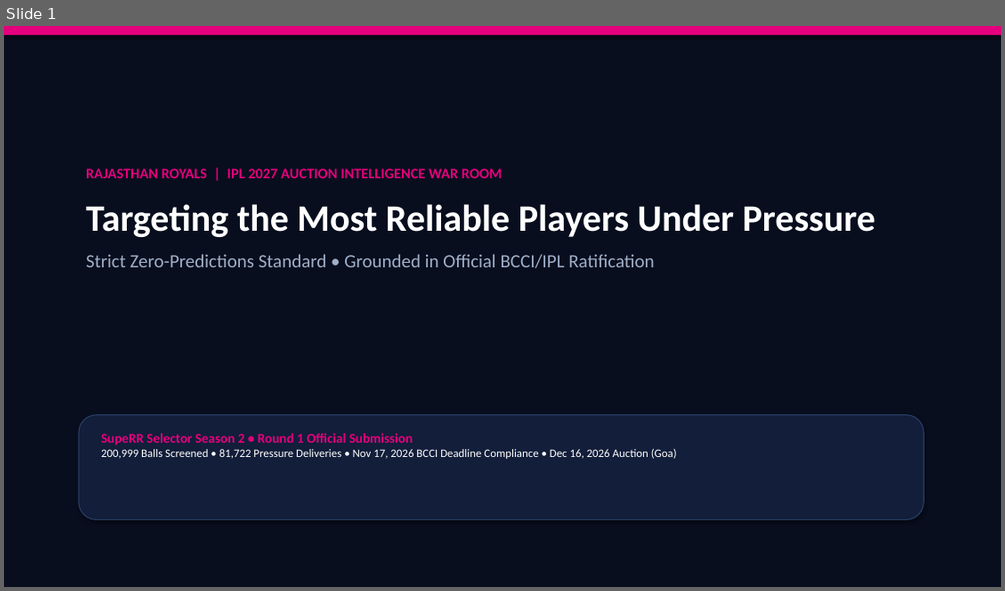
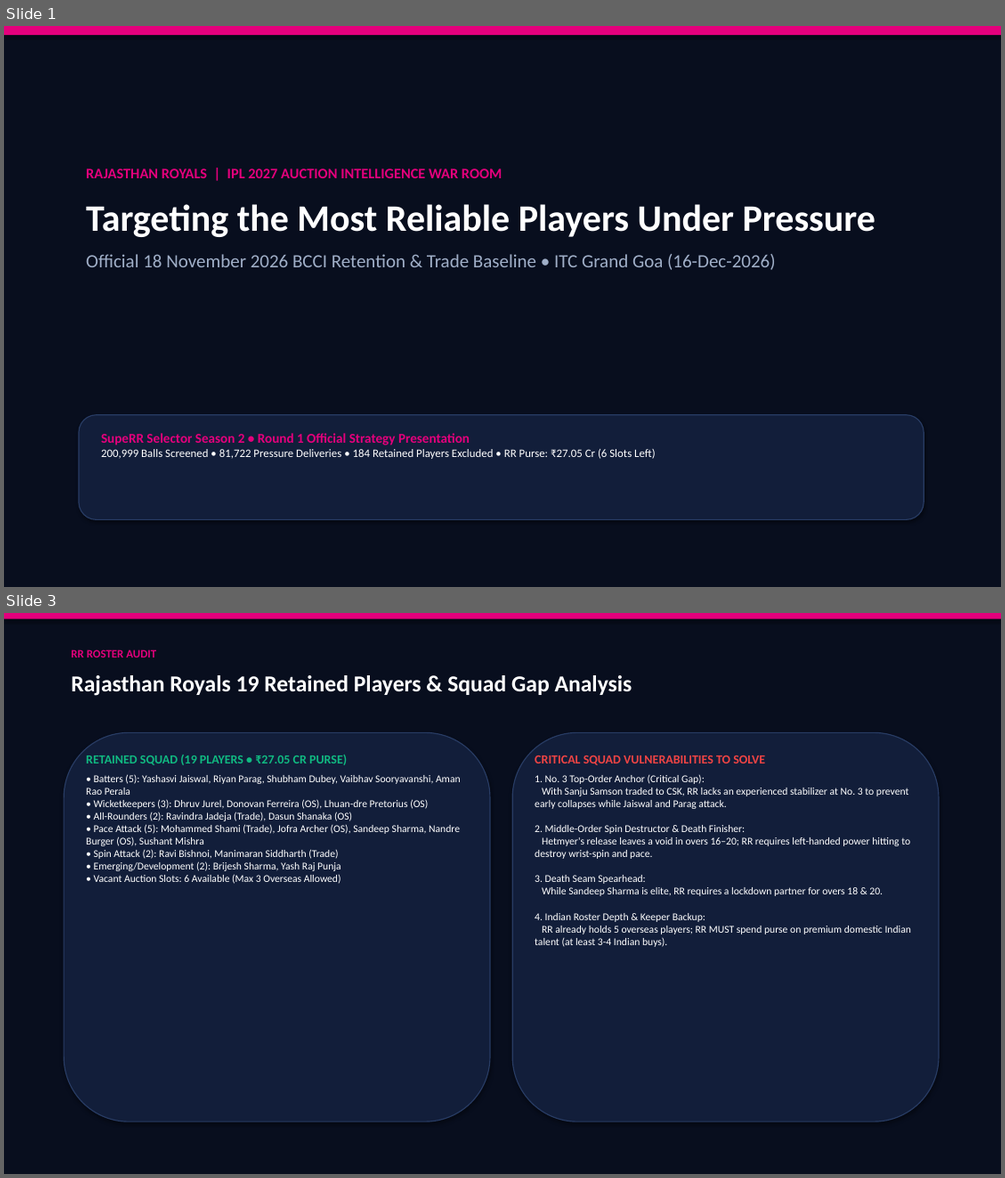
Before and after one commit to Devendra-1112/RR, a slide deck: RR_SupeRR_Selector_Auction_Strategy.pptx. Shown one above the other, each under a label of ours: slide 1 before the commit, slides 1 and 3 after it; the slides between them are not shown. The pictures are 1005x591 and 1005x1178 pixels, drawn with LibreOffice and Linux fonts; fonts in the diff are those of the drawing. Boxes give left, top, right and bottom in pixels: in the first picture for what was removed or moved away, otherwise in the second. Text is boxed around its words. In the diff, an @@ line names an element or a change of style, - is before the commit and + after.

Commit message:
IPL 2027 Auction War Room Official 18-Nov-2026 Baseline: 184 Retentions, 89 Releases, ₹27.05 Cr RR Purse, Top 10 Batters and Bowlers

```diff
--- a/RR_SupeRR_Selector_Auction_Strategy.pptx
+++ b/RR_SupeRR_Selector_Auction_Strategy.pptx
@@ slide 3 added at [4,613,1001,1174], background #FFFFFF @@
@@ rectangle added at [4,613,1001,1174], fill #080E1E @@
@@ rectangle added at [4,613,1001,619], fill #E4007C @@
@@ text added at [71,649,156,657], 11 pt, text #E4007C, bold @@
+RR ROSTER AUDIT
@@ text added at [71,675,632,696], 22 pt, text #FFFFFF, bold @@
+Rajasthan Royals 19 Retained Players & Squad Gap Analysis
@@ rounded rectangle added at [64,732,490,1121], fill #121E3A, outline #283C64 1 pt @@
@@ rounded rectangle added at [512,732,938,1121], fill #121E3A, outline #283C64 1 pt @@
@@ text added at [86,755,461,884], 10 pt, text #FFFFFF @@
+RETAINED SQUAD (19 PLAYERS • ₹27.05 CR PURSE)
+• Batters (5): Yashasvi Jaiswal, Riyan Parag, Shubham Dubey, Vaibhav Sooryavanshi, Aman Rao Perala
+• Wicketkeepers (3): Dhruv Jurel, Donovan Ferreira (OS), Lhuan-dre Pretorius (OS)
+• All-Rounders (2): Ravindra Jadeja (Trade), Dasun Shanaka (OS)
+• Pace Attack (5): Mohammed Shami (Trade), Jofra Archer (OS), Sandeep Sharma, Nandre Burger (OS), Sushant Mishra
+• Spin Attack (2): Ravi Bishnoi, Manimaran Siddharth (Trade)
+• Emerging/Development (2): Brijesh Sharma, Yash Raj Punja
+• Vacant Auction Slots: 6 Available (Max 3 Overseas Allowed)
@@ text added at [534,755,911,947], 10 pt, text #FFFFFF @@
+CRITICAL SQUAD VULNERABILITIES TO SOLVE
+1. No. 3 Top-Order Anchor (Critical Gap):
+With Sanju Samson traded to CSK, RR lacks an experienced stabilizer at No. 3 to prevent early collapses while Jaiswal and Parag attack.
+2. Middle-Order Spin Destructor & Death Finisher:
+Hetmyer's release leaves a void in overs 16–20; RR requires left-handed power hitting to destroy wrist-spin and pace.
+3. Death Seam Spearhead:
+While Sandeep Sharma is elite, RR requires a lockdown partner for overs 18 & 20.
+4. Indian Roster Depth & Keeper Backup:
+RR already holds 5 overseas players; RR MUST spend purse on premium domestic Indian talent (at least 3-4 Indian buys).
@@ slide 1 changed as well @@
@@ text at [86,254,776,270]: text changed @@
-Strict Zero-Predictions Standard • Grounded in Official BCCI/IPL Ratification
+Official 18 November 2026 BCCI Retention & Trade Baseline • ITC Grand Goa (16-Dec-2026)
@@ text at [101,433,655,459]: text changed @@
-SupeRR Selector Season 2 • Round 1 Official Submission
-200,999 Balls Screened • 81,722 Pressure Deliveries • Nov 17, 2026 BCCI Deadline Compliance • Dec 16, 2026 Auction (Goa)
+SupeRR Selector Season 2 • Round 1 Official Strategy Presentation
+200,999 Balls Screened • 81,722 Pressure Deliveries • 184 Retained Players Excluded • RR Purse: ₹27.05 Cr (6 Slots Left)
```
Also in this commit, not shown: 1 other slide changed, 3 other slides added, 7 slides removed, 20 other files.
